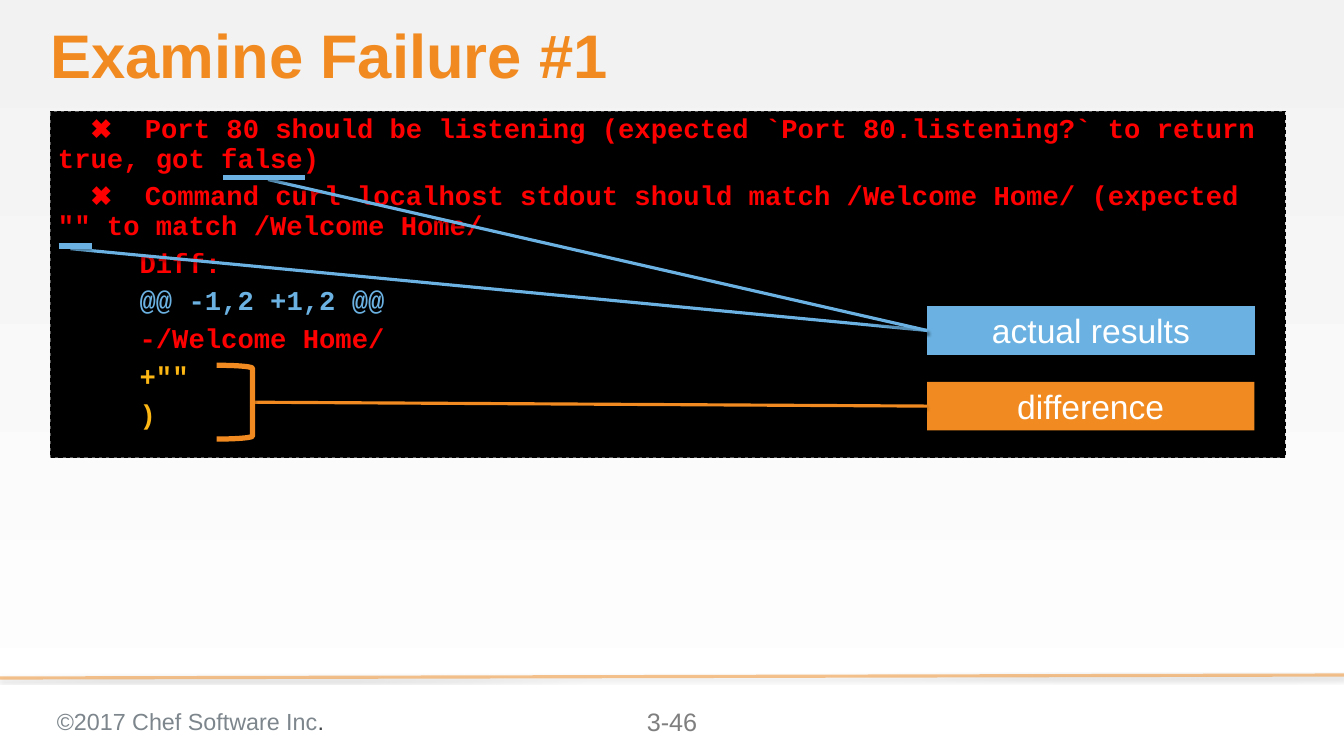
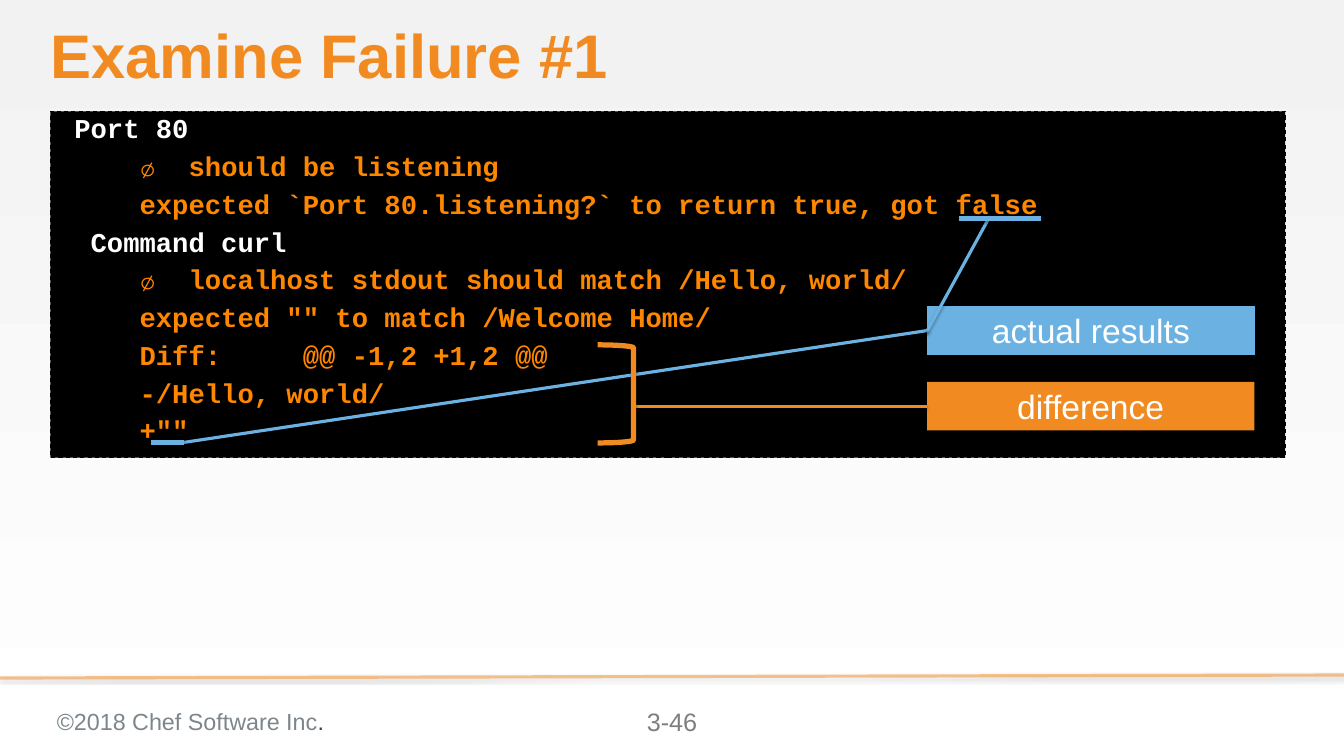
Before and after one commit to anidil18/chef-intermediate, a slide deck: slide 46 of 03-writing_a_test_first.pptx. Drawn at 1344x756 pixels with LibreOffice and Linux fonts; fonts in the diff are those of the drawing; background and template pictures are left out. Boxes give left, top, right and bottom in pixels: in the first picture for what was removed or moved away, otherwise in the second. Text is boxed around its words. In the diff, an @@ line names an element or a change of style, - is before the commit and + after.

```diff
--- a/03-writing_a_test_first.pptx
+++ b/03-writing_a_test_first.pptx
@@ text at <box>51,111,1285,457</box>: paragraph removed @@
-)
@@ text "Port 80" at <box>51,111,1285,457</box>: text colour #FDB714 to #FF8700 in "+""" @@
@@ text at <box>74,119,1038,411</box>: text changed; text colour #FF0000 to #FF8700 @@
-✖ Port 80 should be listening (expected `Port 80.listening?` to return true, got false)
-✖ Command curl localhost stdout should match /Welcome Home/ (expected "" to match /Welcome Home/
-Diff:
-@@ -1,2 +1,2 @@
--/Welcome Home/
+Port 80
+∅ should be listening
+expected `Port 80.listening?` to return true, got false
+Command curl
+∅ localhost stdout should match /Hello, world/
+expected "" to match /Welcome Home/
+Diff: @@ -1,2 +1,2 @@
+-/Hello, world/
@@ line moved from (268, 180) - (927, 330) to (989, 218) - (927, 330) @@
@@ line moved from (223, 177) - (305, 177) to (959, 218) - (1041, 218) @@
@@ line moved from (70, 249) - (927, 330) to (183, 442) - (927, 330) @@
@@ right bracket: place and size @@
-right bracket at <box>217,365,252,439</box>
+right bracket at <box>598,345,633,443</box>
@@ line moved from (252, 402) - (927, 406) to (633, 406) - (927, 406) @@
@@ line moved from (59, 246) - (92, 246) to (151, 442) - (184, 442) @@
@@ text at <box>57,713,324,730</box>: text changed @@
-©2017 Chef Software Inc.
+©2018 Chef Software Inc.
```
Also in this commit, not shown: 55 other slides changed, 14 other files.
